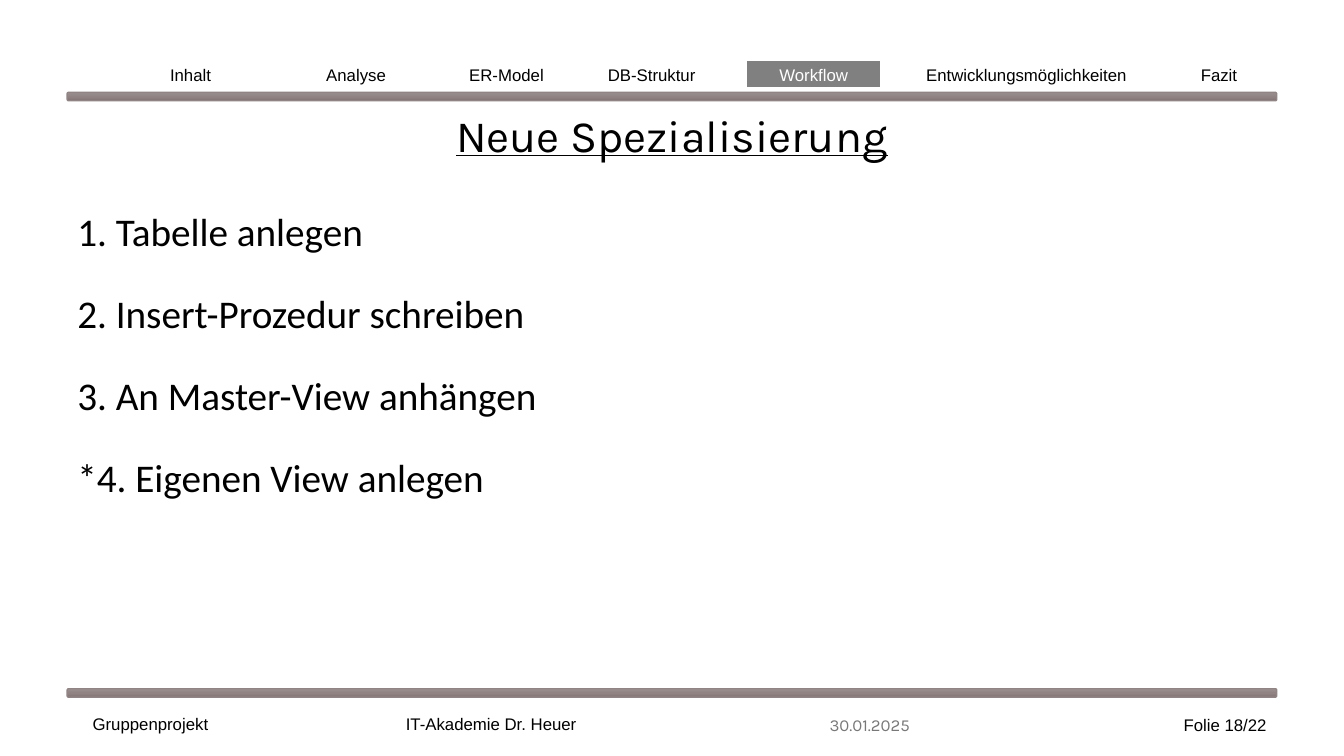
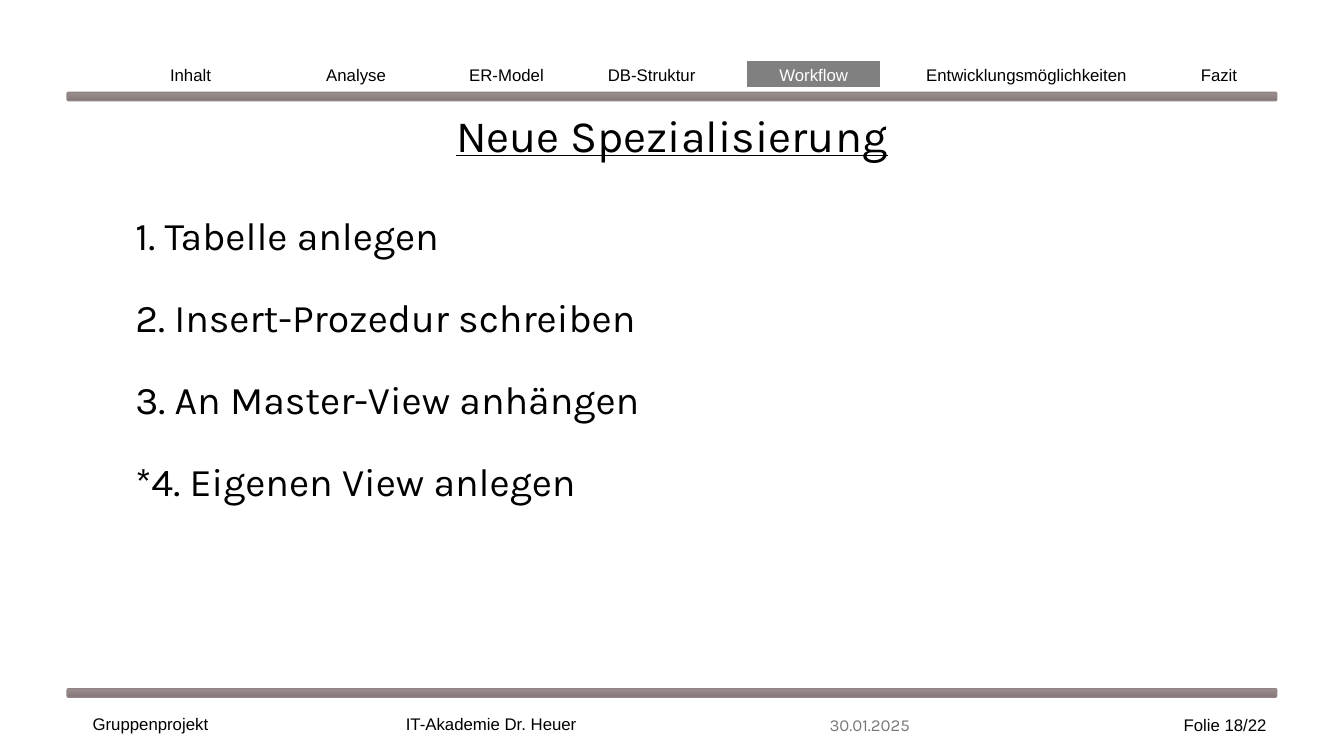
Before and after one commit to EkaterinaShmeleva/MediaManagementSystem, a slide deck: slide 18 of Medienverwaltungsdatenbank Gruppe1.pptx. Drawn at 1344x756 pixels with LibreOffice and Linux fonts; fonts in the diff are those of the drawing. Boxes give left, top, right and bottom in pixels: in the first picture for what was removed or moved away, otherwise in the second. Text is boxed around its words. In the diff, an @@ line names an element or a change of style, - is before the commit and + after.

```diff
--- a/Medienverwaltungsdatenbank Gruppe1.pptx
+++ b/Medienverwaltungsdatenbank Gruppe1.pptx
@@ text "1. Tabelle anlegen": place and size @@
-text "1. Tabelle anlegen" at [77,218,536,499]
+text "1. Tabelle anlegen" at [135,223,639,506]
@@ text "1. Tabelle anlegen" at [135,223,639,506]: font Calibri to Karla @@
```
Also in this commit, not shown: 3 other slides changed.
